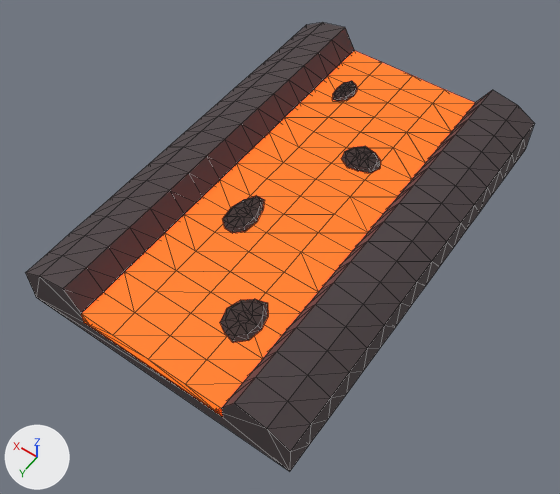
The glTF model assets/models/Environment_Volcano_LavaChannel8m_001.glb, before and after one commit.
Camera for both pictures: a 50 mm camera at (-5.01, 3.62, 10.09) aimed at (-0.1, -3.25, -0.7). Arrows for +X, +Y and +Z are at lower left; the lights stay in place. The picture after the commit comes second. Mesh edges are drawn as thin lines. Where no turn or scale is listed for an object, it has been applied to the vertices. Vertices at exactly the same position are counted once.

The scene before the commit, as lines of its bpy script (objects in view):
```python
me_vc_lavachannel8m_mesh = bpy.data.meshes.new('VC_LavaChannel8m_Mesh')
me_vc_lavachannel8m_mesh.from_pydata(...)  # 489 vertices, 954 faces; spans x -2.6..2.6, y -8.0..0.0, z -0.7..0.34
# faces by material slot: [720, 234]
me_vc_lavachannel8m_mesh.materials.append(mat_mat_vc_rock)
me_vc_lavachannel8m_mesh.materials.append(mat_mat_vc_lava)
ob_vc_lavachannel8m_body = bpy.data.objects.new('VC_LavaChannel8m_Body', me_vc_lavachannel8m_mesh)
ob_vc_lavachannel8m_body.location = (0.0, 0.0, 0.0)
```
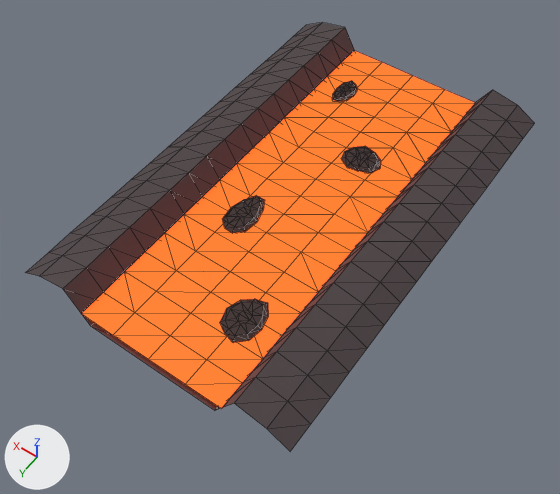
Pixel boxes (x1, y1, x2, y2) of what changed, in the pictures (560 x 494 px):
```json
{"object": "VC_LavaChannel8m_Body", "change": "reshaped", "before": [26, 22, 535, 471], "after": [26, 22, 534, 452]}
{"part": 1, "of": "me_vc_lavachannel8m_mesh", "change": "deleted", "before": [26, 123, 535, 471]}
```

Scene script edits in JSON lines:
```json
{"block": "me_vc_lavachannel8m_mesh", "where": "# used by ob_vc_lavachannel8m_body; location = (0.0, 0.0, 0.0)"}
{"op": "remove", "block": "me_vc_lavachannel8m_mesh", "code": "me_vc_lavachannel8m_mesh.from_pydata(...)  # 489 vertices, 954 faces; spans x -2.6..2.6, y -8.0..0.0, z -0.7..0.34"}
{"op": "add", "block": "me_vc_lavachannel8m_mesh", "code": "me_vc_lavachannel8m_mesh.from_pydata(...)  # 421 vertices, 736 faces; spans x -2.6..2.6, y -8.0..0.0, z -0.35..0.34"}
{"block": "me_vc_lavachannel8m_mesh", "change": "me_vc_lavachannel8m_mesh part 1"}
{"block": "me_vc_lavachannel8m_mesh", "change": "68 vertices are removed from x -2.6..2.6, y -8.0..0.0, z -0.7..-0.39"}
{"block": "me_vc_lavachannel8m_mesh", "change": "218 faces are deleted"}
```
